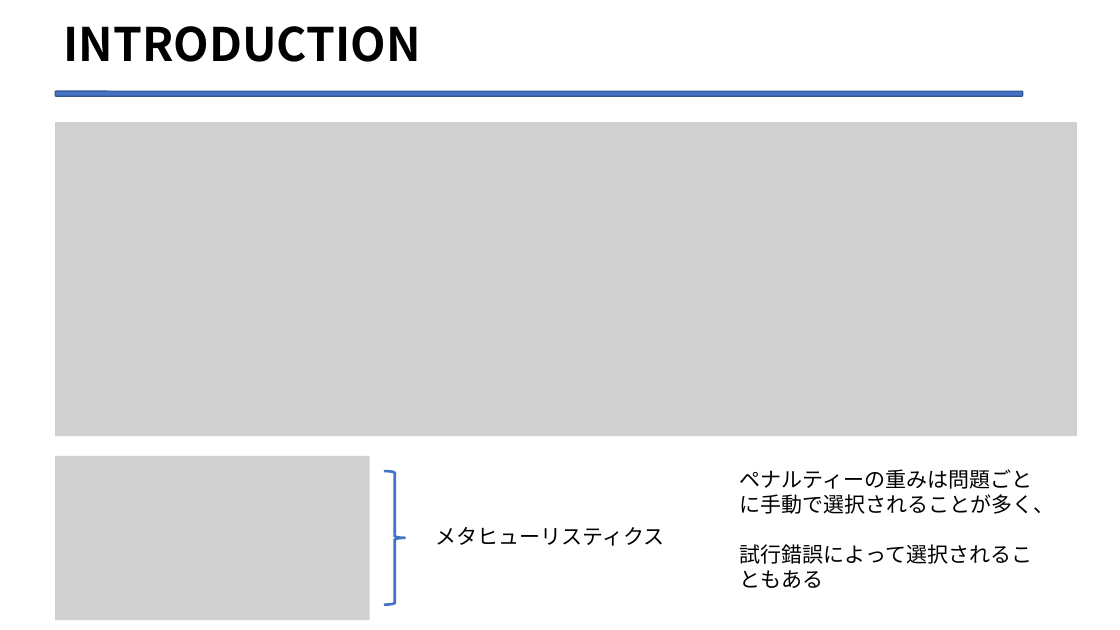
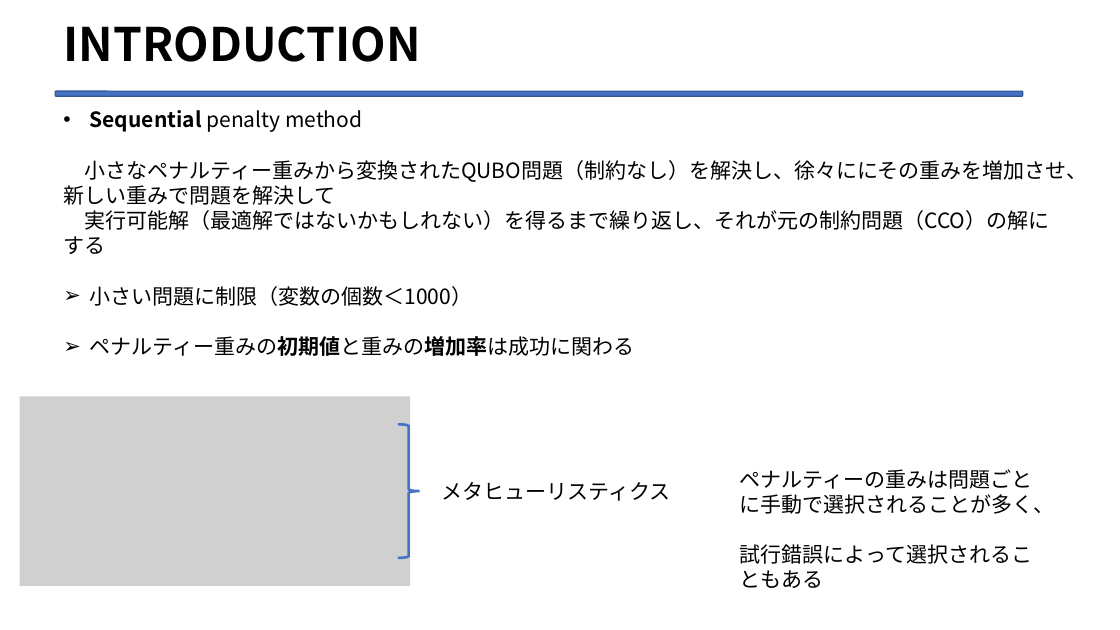
Before and after one commit to Legolas9999/zemi, a slide deck: slide 14 of lcj_ron_zemi2.pptx (slide 11 before the commit). Drawn at 1120x630 pixels with LibreOffice and Linux fonts; fonts in the diff are those of the drawing; grey boxes stand for pictures. Boxes give left, top, right and bottom in pixels: in the first picture for what was removed or moved away, otherwise in the second. Text is boxed around its words. In the diff, an @@ line names an element or a change of style, - is before the commit and + after.

```diff
--- a/lcj_ron_zemi2.pptx
+++ b/lcj_ron_zemi2.pptx
@@ text added at box(63, 110, 1087, 356), 18 pt, text #000000 @@
+• Sequential penalty method
+小さなペナルティー重みから変換されたQUBO問題（制約なし）を解決し、徐々ににその重みを増加させ、新しい重みで問題を解決して
+実行可能解（最適解ではないかもしれない）を得るまで繰り返し、それが元の制約問題（CCO）の解にする
+➢ 小さい問題に制限（変数の個数＜1000）
+➢ ペナルティー重みの初期値と重みの増加率は成功に関わる
@@ picture removed at box(55, 123, 1077, 437) @@
@@ picture: place and size @@
-picture at box(55, 456, 370, 621)
+picture at box(19, 397, 410, 586)
@@ right brace: place and size @@
-right brace at box(384, 471, 406, 605)
+right brace at box(398, 424, 420, 558)
@@ text "メタヒューリスティクス": place and size @@
-text "メタヒューリスティクス" at box(435, 527, 664, 546)
+text "メタヒューリスティクス" at box(441, 482, 670, 501)
```
Also in this commit, not shown: 7 other slides changed, 3 slides added, 9 other files.
